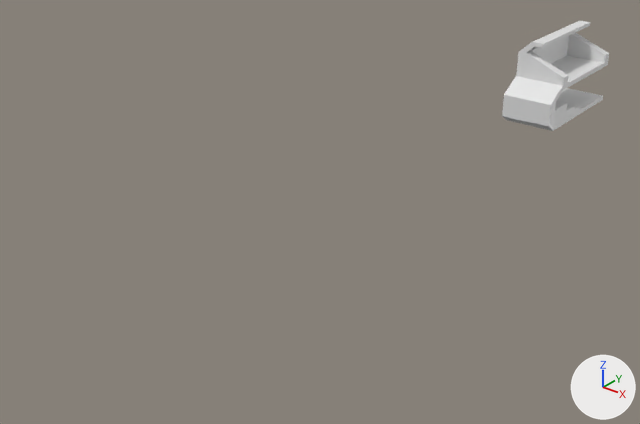
Before and after pictures for a commit that changed the FBX model Assets/_Models/WorkTables/worktable4.fbx.
Both versions are drawn from a 50 mm lens placed at (21.1, -27.2, 17.8), pointed at (-2.6, 2.5, -0.6). Arrows for +X, +Y and +Z are at lower right; the lights stay in place.

The older version as bpy lines, for what is in view:
```python
me_cube_004 = bpy.data.meshes.new('Cube.004')
me_cube_004.from_pydata(...)  # 70 vertices, 66 faces; spans x -1.0..1.0, y -1.4..1.0, z -16.3..16.9
me_cube_004.materials.append(mat_material_004)  # white #e7e7e7
ob_table4 = bpy.data.objects.new('table4', me_cube_004)
ob_table4.location = (0.0, 22.89, 2.0)
ob_table4.rotation_euler = (0.0, 0.0, 3.142)  # degrees (0, 0, 180)
ob_table4.scale = (-1.48, -3.24, -0.142)
```
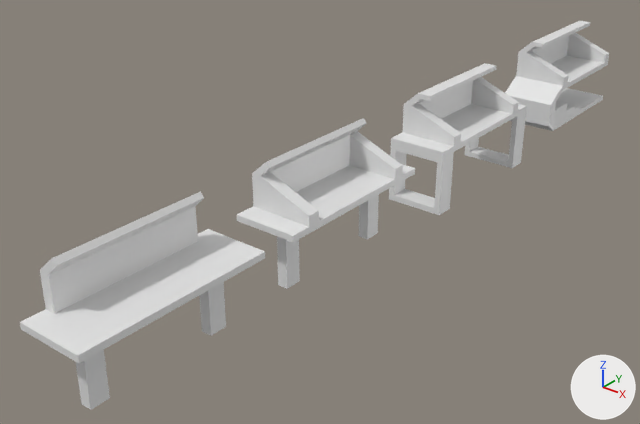
Where the change shows, as pixel boxes [x1, y1, x2, y2] in the pictures (640 x 424 px):
'table1', added: after [20, 191, 265, 410]
'table2', added: after [237, 118, 415, 289]
'table3', added: after [389, 63, 527, 215]

What changed in the scene script:
```text
Add mat_material_001:
    mat_material_001 = principled_material('Material.001')
    mat_material_001.base_color = (0.8, 0.8, 0.8)  # white #e7e7e7
    mat_material_001.roughness = 0.4
Add mat_material_003:
    mat_material_003 = principled_material('Material.003')
    mat_material_003.base_color = (0.8, 0.8, 0.8)  # white #e7e7e7
    mat_material_003.roughness = 0.4
Add mat_material:
    mat_material = principled_material('Material')
    mat_material.base_color = (0.8, 0.8, 0.8)  # white #e7e7e7
    mat_material.roughness = 0.4
Add me_cube_001:
    me_cube_001.from_pydata(...)  # 50 vertices, 43 faces; spans x -1.0..1.0, y -1.3..1.3, z -16.3..22.1
    me_cube_001.materials.append(mat_material_001)  # white #e7e7e7
Add me_cube_003:
    me_cube_003.from_pydata(...)  # 64 vertices, 63 faces; spans x -1.0..1.0, y -1.3..1.3, z -16.3..22.1
    me_cube_003.materials.append(mat_material_003)  # white #e7e7e7
Add me_cube:
    me_cube.from_pydata(...)  # 62 vertices, 53 faces; spans x -1.0..1.0, y -1.3..1.3, z -16.3..22.1
    me_cube.materials.append(mat_material)  # white #e7e7e7
Add ob_table1:
    ob_table1 = bpy.data.objects.new('table1', me_cube_001)
    ob_table1.location = (0.0, -10.09, 2.0)
    ob_table1.rotation_euler = (0.0, 0.0, -3.142)  # degrees (0, 0, -180)
    ob_table1.scale = (-1.48, -3.24, -0.142)
Add ob_table3:
    ob_table3 = bpy.data.objects.new('table3', me_cube_003)
    ob_table3.location = (0.0, 10.9, 2.0)
    ob_table3.rotation_euler = (0.0, 0.0, -3.142)  # degrees (0, 0, -180)
    ob_table3.scale = (-1.48, -3.24, -0.142)
Add ob_table2:
    ob_table2 = bpy.data.objects.new('table2', me_cube)
    ob_table2.location = (0.0, 0.0, 2.0)
    ob_table2.rotation_euler = (0.0, 0.0, -3.142)  # degrees (0, 0, -180)
    ob_table2.scale = (-1.48, -3.24, -0.142)
```
